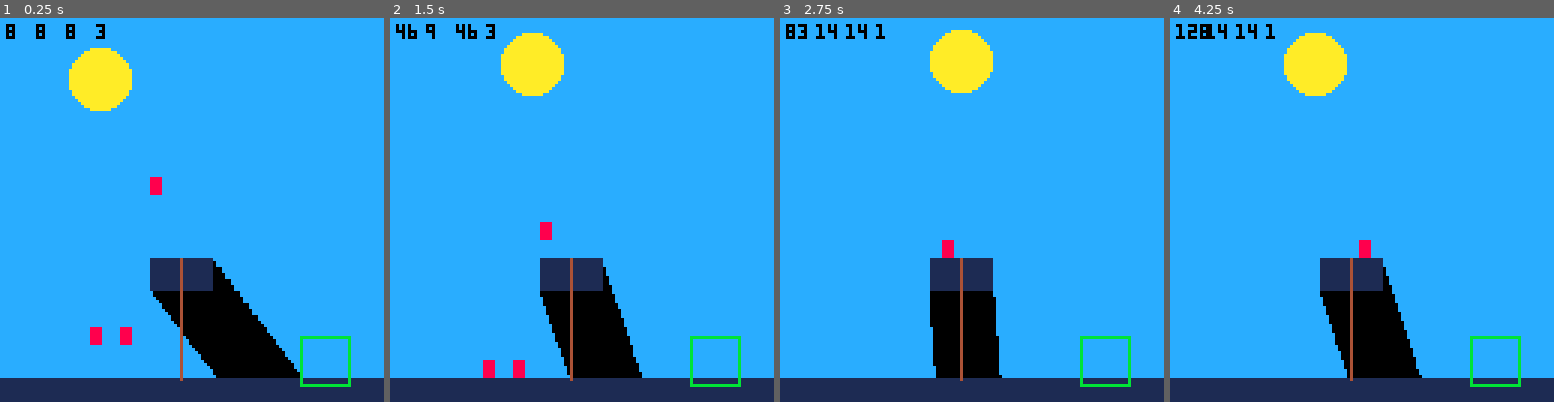
Above: before the commit, frames 1-4 (left to right).
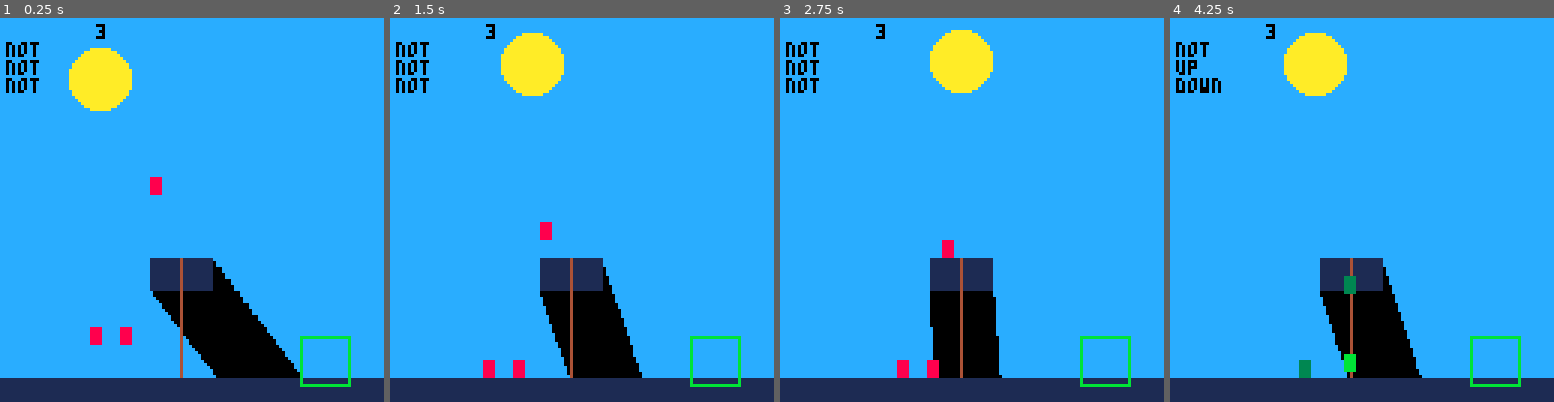
Above: after the commit, the same moments.

Repository: KyleNeubarth/GameStudio2019
Game: PICO-8 cartridge spf.p8
Same seed, same stepped clock (60 frames per second), same inputs: the game is played once before the commit and once after it.
Inputs (mouse positions are in pixels of both pictures, inside the frame that each line leads up to):
- Up to frame 1 (0.25 s): no input
- Up to frame 2 (1.5 s): click (670, 121) at 0.67 s; click (436, 267) at 1.22 s
- Up to frame 3 (2.75 s): click (887, 114) at 1.77 s; click (952, 259) at 2.32 s
- Up to frame 4 (4.25 s): click (1404, 106) at 2.87 s; click (1465, 256) at 3.42 s; click (1231, 102) at 3.97 s

The runs differ from the first frame. In frame 1, 0.7% of the frame differs, in the area x 1-48%, y 1-95%; in frame 2, 0.8%; in frame 3, 1.2%; in frame 4, 1.6%, in the area x 1-53%, y 1-95%.

Commit message:
ladders and fixes and bears oh my

Diff:
--- a/spf.p8
+++ b/spf.p8
@@ -38,7 +38,7 @@
 	addlevelrect(0,120,128,128)
 	loadlevel(1)
 
-	addladder(60,80,40)
+	addladder(60,80,39)
 end
 
 function _update()
@@ -56,17 +56,17 @@
 	rectfill(0,0,128,128)
 
 	shadows()
+	detectshade()
 	drawrects()
-	detectshade()
 	drawladders()
 	drawlemmings()
 	drawsun()
 	color(11)
 	rect(winzone[1],winzone[2],winzone[1]+16,winzone[2]+16)
 	color(0)
-	print(lemmings[1].exposure,2,2)
-	print(lemmings[2].exposure,12,2)
-	print(lemmings[3].exposure,22,2)
+	print(lemmings[1].climbing,2,8)
+	print(lemmings[2].climbing,2,14)
+	print(lemmings[3].climbing,2,20)
 	print(numlemmings,32,2)
 	if lemmingswon >= lemmingsneeded then
 		color(10)
@@ -111,33 +111,40 @@
 function detectshade()
 
 	for k=1,numlemmings do
-		//sun detect code
-		//must be done in draw
-		//detection is after shadows are drawm
-		sun = false
-		for i=0,lemmingw-1 do
-			for j=0,lemmingh-1 do
-				if pget(lemmings[k].x+i,lemmings[k].y+j) != 0 then
-						sun = true
-						goto found_sun
-					break
-				end
-			end
-		end
-		::found_sun::
-		if sun == true then
-			lemmings[k].exposure+=1
-		else
-			lemmings[k].exposure=0
+		if lemmings[k].dead == false then
+
+			//sun detect code
+			//must be done in draw
+			//detection is after shadows are drawm
+			sun = false
+			for i=0,lemmingw-1 do
+				for j=0,lemmingh-1 do
+					if pget(lemmings[k].x+i,lemmings[k].y+j) != 0 then
+							sun = true
+							goto found_sun
+						break
+					end
+				end
+			end
+			::found_sun::
+			if sun == true then
+				lemmings[k].exposure+=1
+			else
+				lemmings[k].exposure=0
+			end
 		end
 	end
 end
 function drawlemmings()
 	for k=1,numlemmings do
-		if lemmings[k].exposure > 0 then
-			color(8)
+		if lemmings[k].dead == true then
+		color(3)
 		else
-			color(11)
+			if lemmings[k].exposure > 0 then
+				color(8)
+			else
+				color(11)
+			end
 		end
 		rectfill(lemmings[k].x,lemmings[k].y,lemmings[k].x+lemmingw,lemmings[k].y+lemmingh)
 	end
@@ -151,80 +158,123 @@
 end
 function updatelemmings()
 
-	//check for platform below
 
 	for i=1,numlemmings do
 
-		ny = lemmings[i].y+lemmingh+1
-
-		platform_below = false
-		for j=1,numrects do
-			r = rects[j]
-			if (ny >= r.y and ny <= r.y+r.h) then
-				for k=-1,lemmingw do
-					nx = lemmings[i].x + k
-					if (nx >= r.x and nx <= r.x+r.w) then
-						//there's a platform
-						platform_below = true
-						goto platform_below
-					end
-				end
-			end
-		end
-
-		::platform_below::
-		if platform_below == false then
-			dy = .4
-			ny = .4 + lemmings[i].y+lemmingh
-
-			fall_hit = false
+		//ladder movement
+
+		ny = (lemmings[i].dead) and .4 or .2
+		if lemmings[i].climbing == "up" then
+			ny *= -1
+			ny += lemmings[i].y
+			lad = ladders[lemmings[i].ladderid]
+			if ny+lemmingh <= lad.y then
+				lemmings[i].climbing = "not"
+			end
+			lemmings[i].y = ny
+		else if lemmings[i].climbing == "down" then
+			ny += lemmings[i].y
+			lad = ladders[lemmings[i].ladderid]
+			if ny+lemmingh >= lad.y+lad.h then
+				lemmings[i].climbing = "not"
+			end
+			lemmings[i].y = ny
+		else
+
+			//check for platform below
+			dx = lemmingv*( (lemmings[i].dir == "right") and 1 or -1)
+			nx = dx + ( (lemmings[i].dir == "right") and (lemmings[i].x + lemmingw) or lemmings[i].x)
+
+			ny = lemmings[i].y+lemmingh+1
+
+			platform_below = false
 			for j=1,numrects do
 				r = rects[j]
 				if (ny >= r.y and ny <= r.y+r.h) then
-					for k=0,lemmingw-1 do
+					for k=-1,lemmingw do
 						nx = lemmings[i].x + k
 						if (nx >= r.x and nx <= r.x+r.w) then
 							//there's a platform
-							fall_hit = true
-							goto hit_ground
+							platform_below = true
+							goto platform_below
 						end
 					end
 				end
 			end
-
-			::hit_ground::
-			if hit_ground == true then
-				dy = -(ny-.4) + r.y+r.h+2
-			end
-			lemmings[i].y += dy
-		else
-			//sideways collision
-
-			dx = lemmingv*( (lemmings[i].dir == "right") and 1 or -1)
-			nx = dx + ( (lemmings[i].dir == "right") and (lemmings[i].x + lemmingw) or lemmings[i].x - 1)
-
-			for j=1,numrects do
-				r = rects[j]
-				hit = false
-				if (nx >= r.x and nx <= r.x+r.w) then
-					for k=0,lemmingh-1 do
-						ny = lemmings[i].y + k
-						if (ny >= r.y and ny <= r.y+r.h) then
-							//hits rect
-							hit = true
-							goto hit_rect
+			::platform_below::
+			if platform_below == false then
+				dy = .4
+				ny = .4 + lemmings[i].y+lemmingh
+
+				fall_hit = false
+				for j=1,numrects do
+					r = rects[j]
+					if (ny >= r.y and ny <= r.y+r.h) then
+						for k=0,lemmingw-1 do
+							nx = lemmings[i].x + k
+							if (nx >= r.x and nx <= r.x+r.w) then
+								//there's a platform
+								fall_hit = true
+								goto hit_ground
+							end
 						end
 					end
 				end
-				::hit_rect::
-				if hit == true then
-					dx = -(nx-dx) + (lemmings[i].dir == "right" and r.x-1 or r.x+r.w+2)
-					lemmings[i].dir = lemmings[i].dir == "right" and "left" or "right"
-				end
-			end
-
-			lemmings[i].x += dx
-		end
+
+				::hit_ground::
+				if hit_ground == true then
+					dy = -(ny-.4) + r.y+r.h+2
+				end
+				lemmings[i].y += dy
+			else
+				//sideways collision
+				if lemmings[i].dead == true then
+					goto lemming_loop
+				end
+				dx = lemmingv*( (lemmings[i].dir == "right") and 1 or -1)
+				nx = dx + ( (lemmings[i].dir == "right") and (lemmings[i].x + lemmingw) or lemmings[i].x - 1)
+
+				for j=1,numrects do
+					r = rects[j]
+					hit = false
+					if (nx >= r.x and nx <= r.x+r.w) then
+						for k=0,lemmingh-1 do
+							ny = lemmings[i].y + k
+							if (ny >= r.y and ny <= r.y+r.h) then
+								//hits rect
+								hit = true
+								goto hit_rect
+							end
+						end
+					end
+					::hit_rect::
+					if hit == true then
+						dx = -(nx-dx) + (lemmings[i].dir == "right" and r.x-1 or r.x+r.w+2)
+						lemmings[i].dir = lemmings[i].dir == "right" and "left" or "right"
+					end
+				end
+
+				for m=1,numladders do
+					lad = ladders[m]
+					if abs(nx - lad.x) < 1 and ( (lemmings[i].dir == "right" and lemmings[i].x < lad.x) or (lemmings[i].dir == "left" and lemmings[i].x > lad.x) ) then
+						if (ny+lemmingh >= lad.y and ny <= lad.y+lad.h) then
+							if ny > lad.y+lad.h/2 then
+									lemmings[i].climbing = "up"
+								else
+									lemmings[i].climbing = "down"
+								end
+								lemmings[i].ladderid = m
+								lemmings[i].x = lad.x - lemmingw/2
+								goto lemming_loop
+							end
+						end
+					end
+
+					lemmings[i].x += dx
+				end
+			end
+		end
+		::lemming_loop::
 	end
 end
 function lemmingtriggers()
@@ -239,19 +289,19 @@
 				i-=1
 			end
 		end
-
 		//check exposure
-		if lemmings[i].exposure > 50 then
+		if lemmings[i].dead == false and lemmings[i].exposure > 100 then
 			lemmingsalive-=1
-			removelemming(i)
-		end
-	end
-end
+			lemmings[i].dead = true
+		end
+	end
+end
+//cursed_function
 function removelemming(i)
 	if numlemmings > 1 then
 		lemmings[i] = lemmings[numlemmings]
-		numlemmings-=1
-	end
+	end
+	numlemmings-=1
 end
 -->8
 --constructors/add functions
@@ -269,7 +319,10 @@
 	newlemming.x = x
 	newlemming.y = y
 	newlemming.dir = "right"
+	newlemming.climbing = "not"
+	newlemming.ladderid = 0
 	newlemming.exposure = 0
+	newlemming.dead = false
 	numlemmings+=1
 	lemmings[numlemmings] = newlemming
 end
